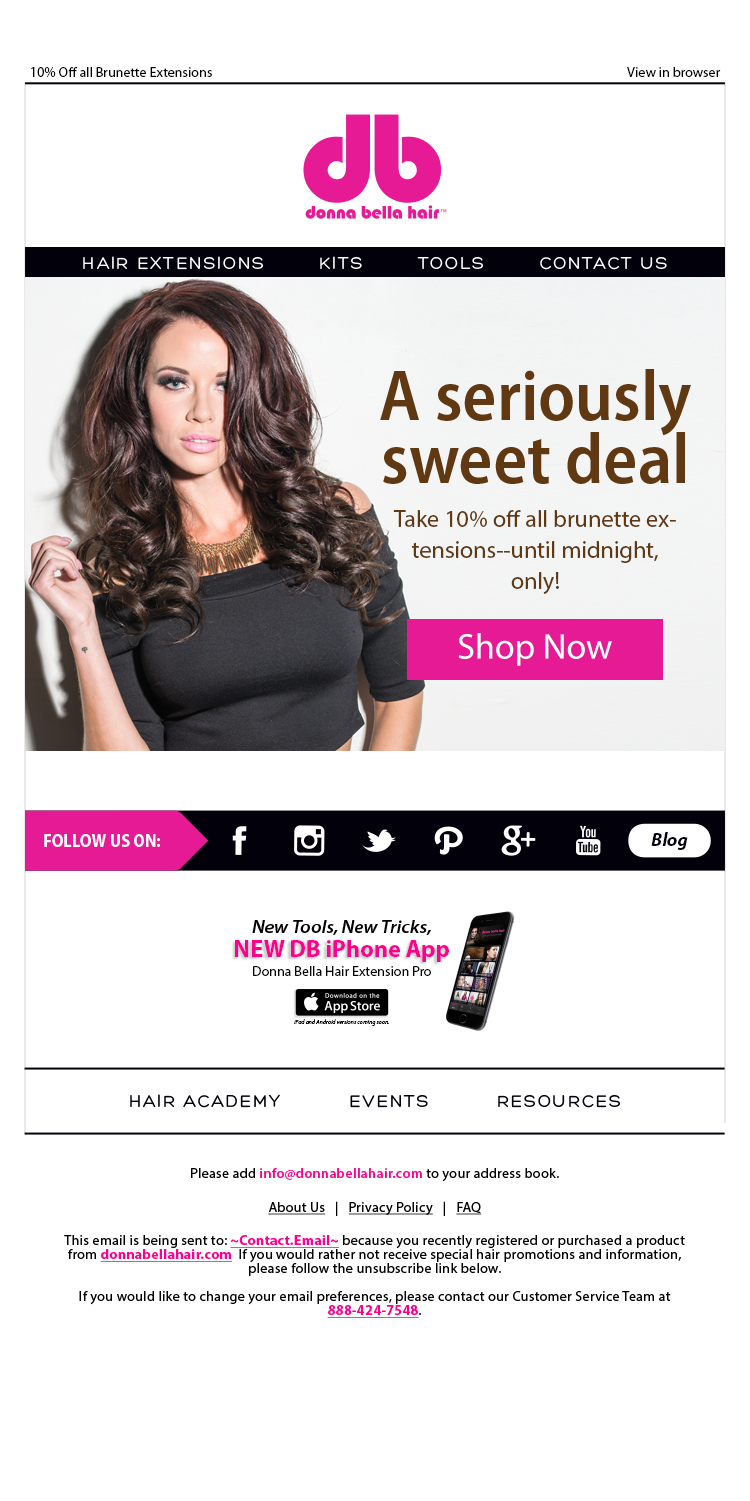
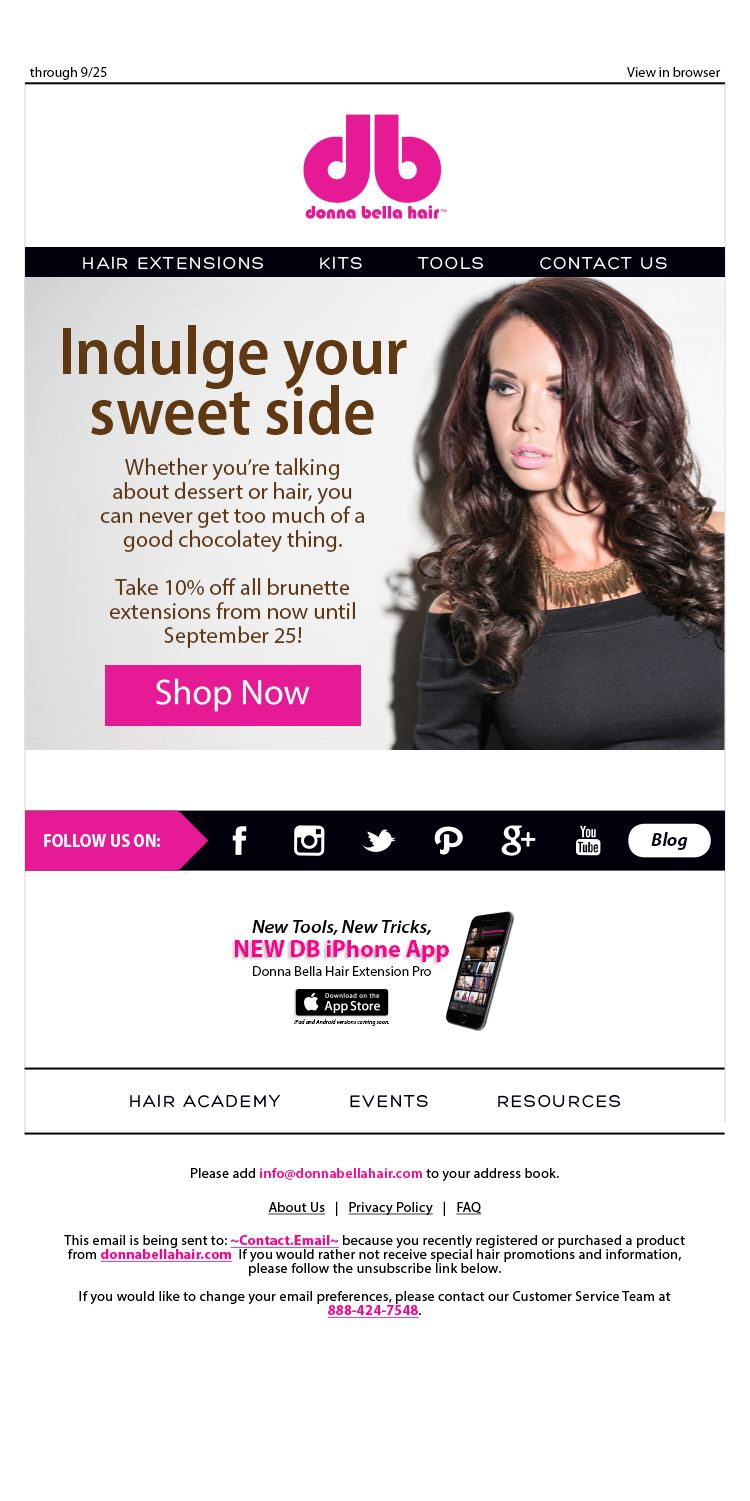
Layered file, before and after one edit (750 × 1501). Changes by layer:
showed group "Announcement" (8 layers) over [24, 67, 725, 750]
hid group "12 Hours Left" (8 layers) over [25, 67, 725, 751]
